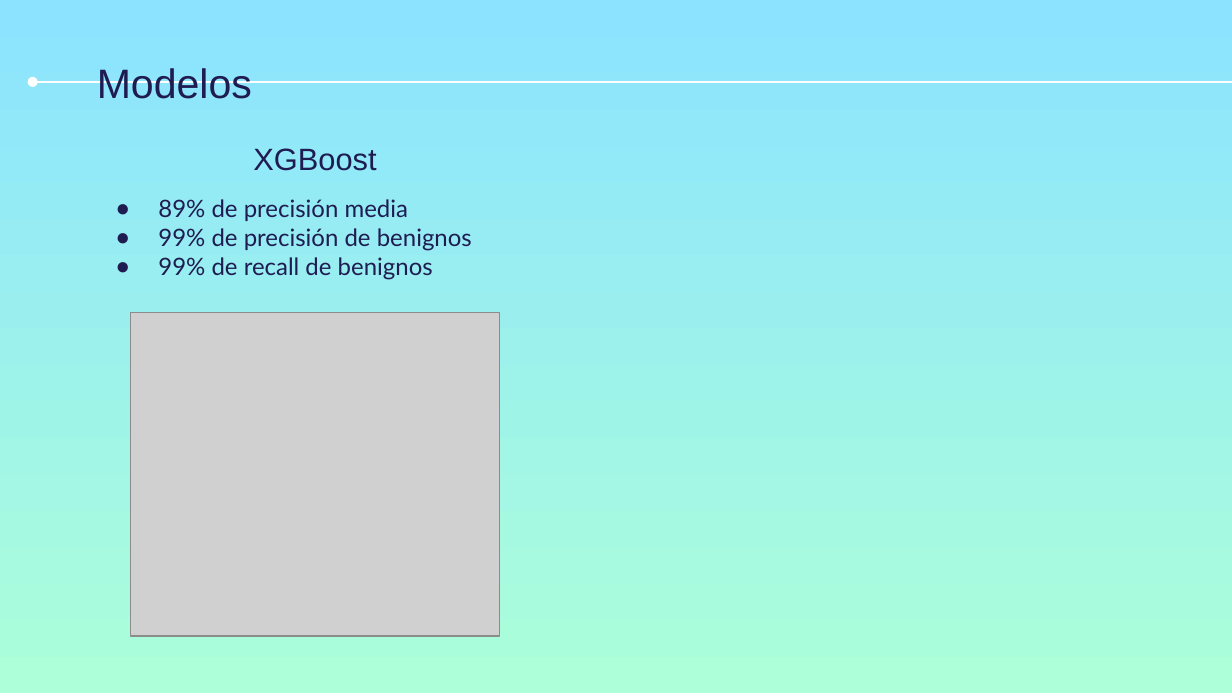
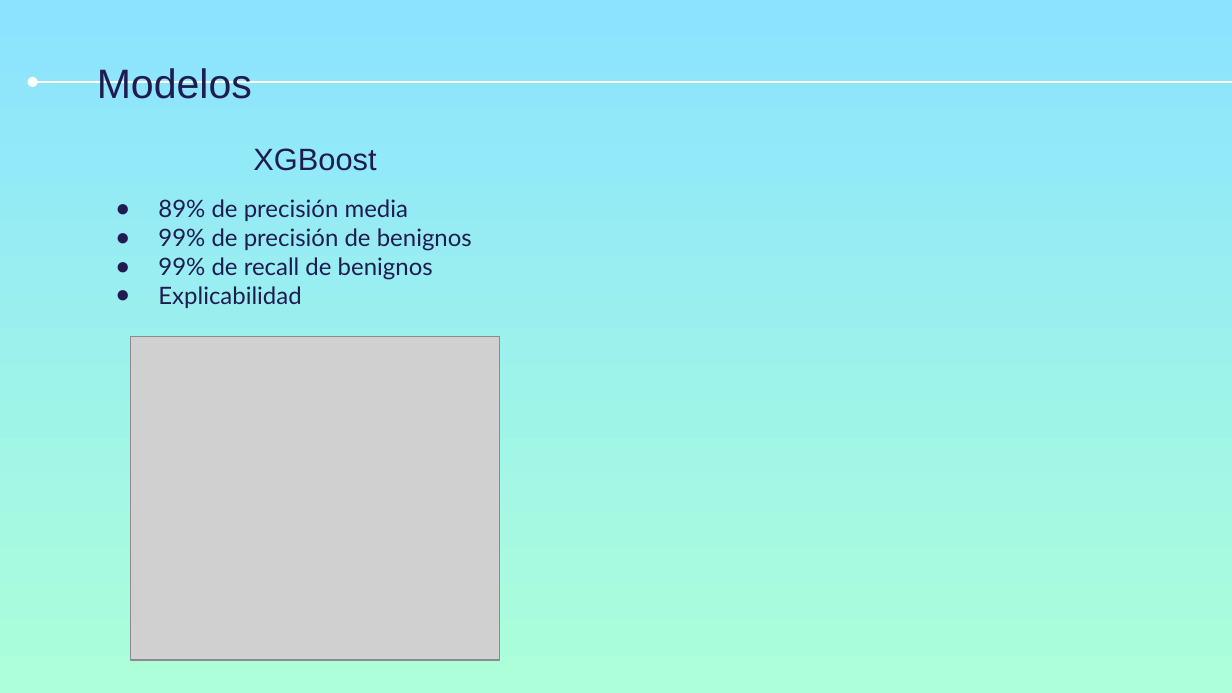
Before and after one commit to AnxoCasal/DDoS-Model-Prediction, a slide deck: slide 11 of Documentación/Presentacion de proyecto.pptx. Drawn at 1232x693 pixels with LibreOffice and Linux fonts; fonts in the diff are those of the drawing; grey boxes stand for pictures. Boxes give left, top, right and bottom in pixels: in the first picture for what was removed or moved away, otherwise in the second. Text is boxed around its words. In the diff, an @@ line names an element or a change of style, - is before the commit and + after.

```diff
--- a/Documentación/Presentacion de proyecto.pptx
+++ b/Documentación/Presentacion de proyecto.pptx
@@ text at [158, 286, 301, 308]: paragraph added @@
+● Explicabilidad
@@ picture: place and size @@
-picture at [131, 313, 499, 637]
+picture at [131, 336, 499, 660]
```
Also in this commit, not shown: 2 other slides changed, 2 other files.
